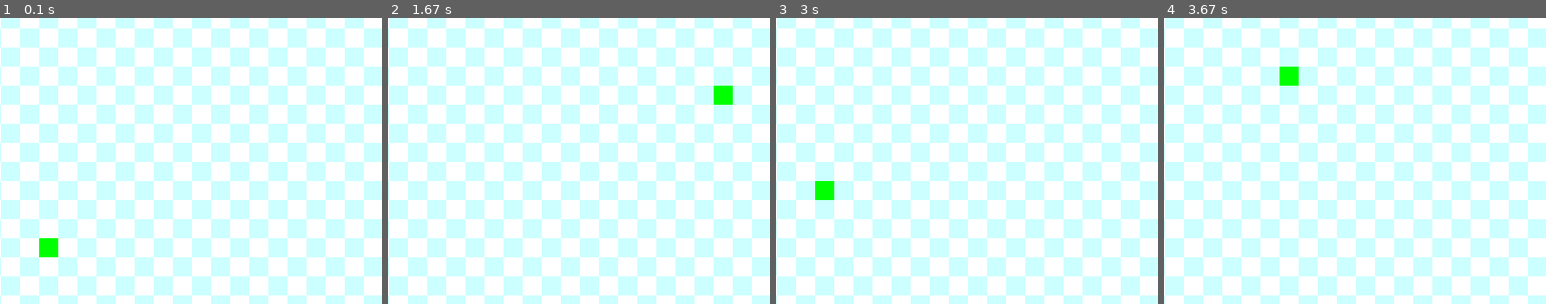
Above: before the commit, frames 1-4 (left to right).
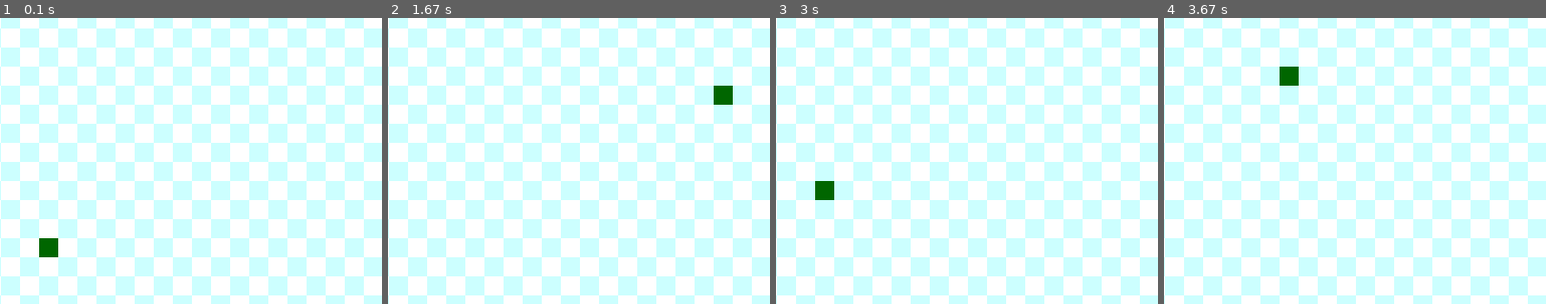
Above: after the commit, the same moments.

Repository: gumirus/lessions-python
Game: pygame game, started from Модуль#2/домашнее задание/zadanie_6.py
The game is run twice, just before and just after one commit, with the same random seed, the same clock (stepped at 60 frames per second) and the same inputs.
Inputs:
- Up to frame 1 (0.1 s): no input
- Up to frame 2 (1.67 s): hold Right 0.33-0.8 s; hold Up 0.83-1.13 s; hold Right 1.17-1.63 s
- Up to frame 3 (3 s): hold Left 1.67-2.2 s; hold Down 2.23-2.53 s; hold Left 2.57-2.97 s
- Up to frame 4 (3.67 s): hold Up 3-3.37 s; hold Right from 3.4 s (still down)
The pictures show only the part of the screen within x 45-95%, y 5-55%; the shares and areas given below are measured in that part.

The runs differ from the first frame. In frame 1, 0.3% of the frame differs, in the area x 10-16%, y 77-84%; in frame 2, 0.3%; in frame 3, 0.3%; in frame 4, 0.3%.

Commit message:
fix:correction zadanie_6.py

Diff:
--- a/Модуль#2/lession/lession_7.py
+++ b/Модуль#2/lession/lession_7.py
@@ -2,7 +2,7 @@
 
 pygame.init()
 
-# Constants
+#WIDTH = 500
 HEIGHT = 600
 FRAME_COLOR = (0, 255, 204)
 RECT_COLOR = (255, 255, 255)
--- a/Модуль#2/домашнее задание/zadanie_6.py
+++ b/Модуль#2/домашнее задание/zadanie_6.py
@@ -27,10 +27,10 @@
 pygame.display.set_caption("Змейка")
 
 # Определение цветов
-white = (255, 255, 255)
-black = (0, 0, 0)
-red = (255, 0, 0)
-green = (0, 255, 0)
+WITE = (255, 255, 255)
+BLACK = (0, 0, 0)
+RED = (255, 0, 0)
+COLOR_SNAKE = (0, 102, 0)
 FRAME_COLOR = (0, 255, 204)
 RECT_COLOR = (255, 255, 255)
 OTHER_RECT_COLOR = (204, 255, 255)
@@ -49,7 +49,7 @@
         self.length = 1
         self.positions = [((width // 2), (height // 2))]
         self.direction = random.choice([(0, -1), (0, 1), (-1, 0), (1, 0)])
-        self.color = green
+        self.color = COLOR_SNAKE
         self.score = 0
 
     def get_head_position(self):
@@ -101,7 +101,7 @@
 class Apple:
     def __init__(self):
         self.position = (0, 0)
-        self.color = red
+        self.color = RED
         self.randomize_position()
 
     def randomize_position(self):
@@ -139,7 +139,7 @@
 
         # Отображение текущего счёта
         font = pygame.font.SysFont("Arial", 24)
-        score_text = font.render(f"Score: {snake.score}", True, black)
+        score_text = font.render(f"Score: {snake.score}", True, BLACK)
         win.blit(score_text, (10, 10))
 
         pygame.display.update()
